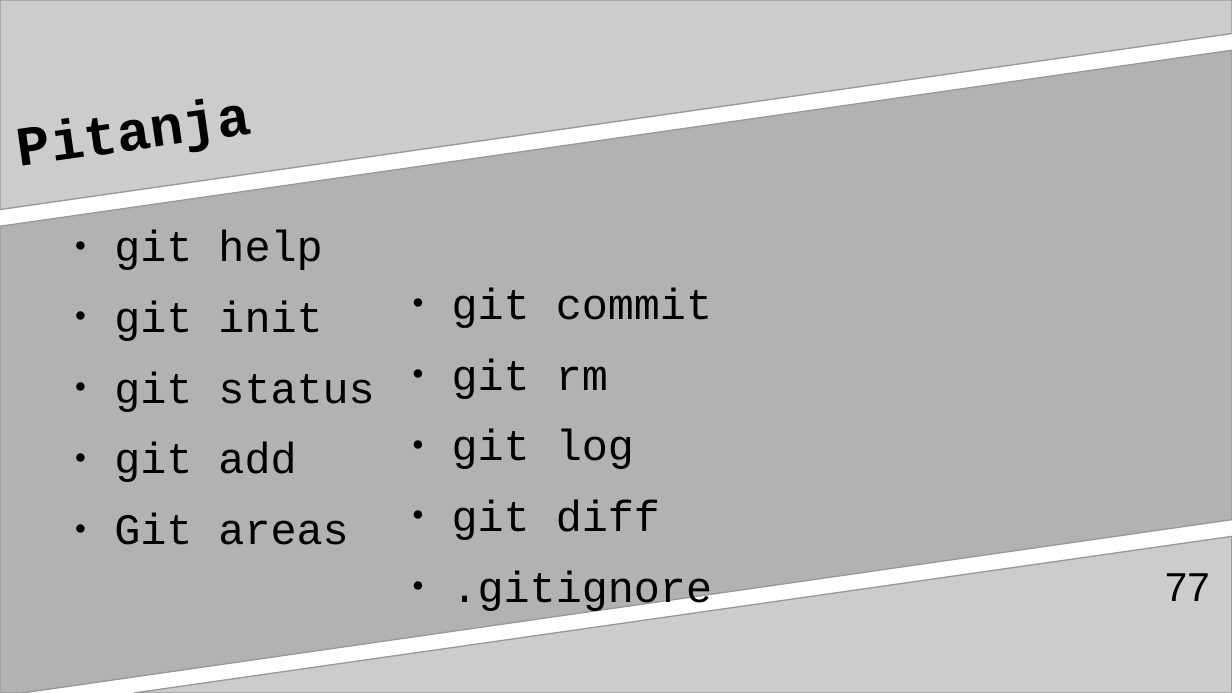
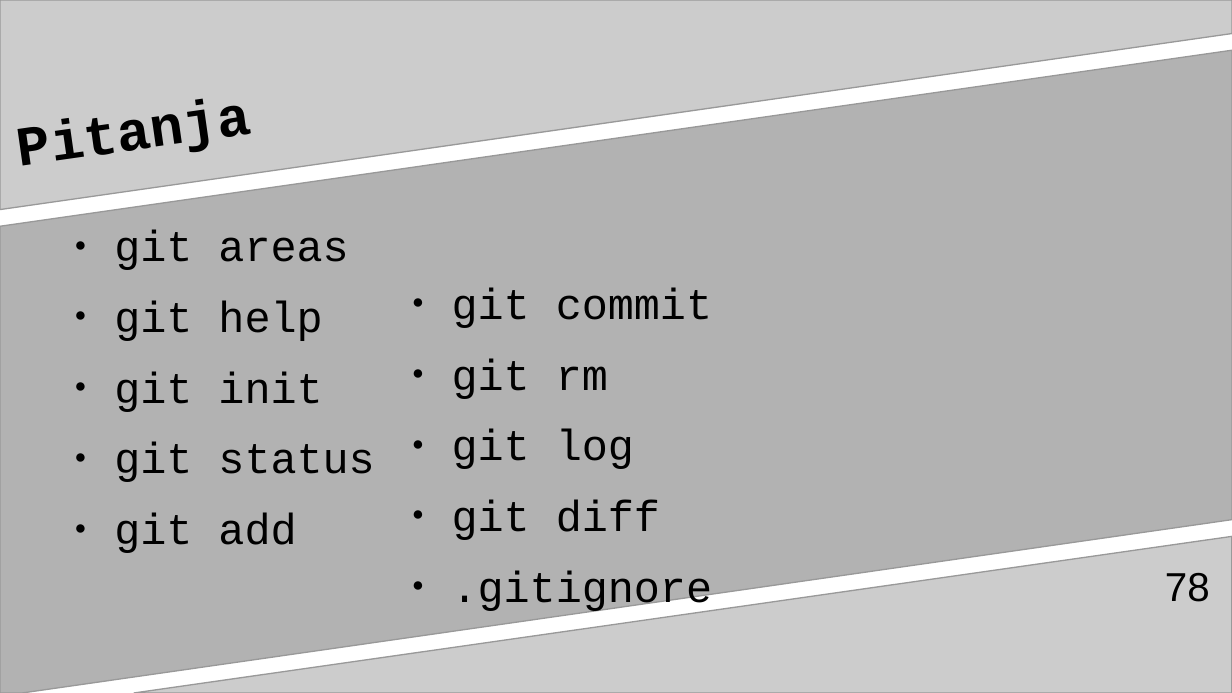
Before and after one commit to adnannukic/prezentacija-za-TSI, a slide deck: slide 78 of gitGitHubAdnanNukićPrez3.odp (slide 77 before the commit). Drawn at 1232x693 pixels with LibreOffice and Linux fonts; fonts in the diff are those of the drawing. Boxes give left, top, right and bottom in pixels: in the first picture for what was removed or moved away, otherwise in the second. Text is boxed around its words. In the diff, an @@ line names an element or a change of style, - is before the commit and + after.

```diff
--- a/gitGitHubAdnanNukićPrez3.odp
+++ b/gitGitHubAdnanNukićPrez3.odp
@@ text at <box>114,229,348,270</box>: paragraph added @@
+● git areas
@@ text at <box>114,513,348,545</box>: paragraph removed @@
-● Git areas
@@ page number at <box>1165,573,1210,602</box>: text changed @@
-77
+78
```
Also in this commit, not shown: 11 other slides changed, 4 slides added, 3 slides removed.
